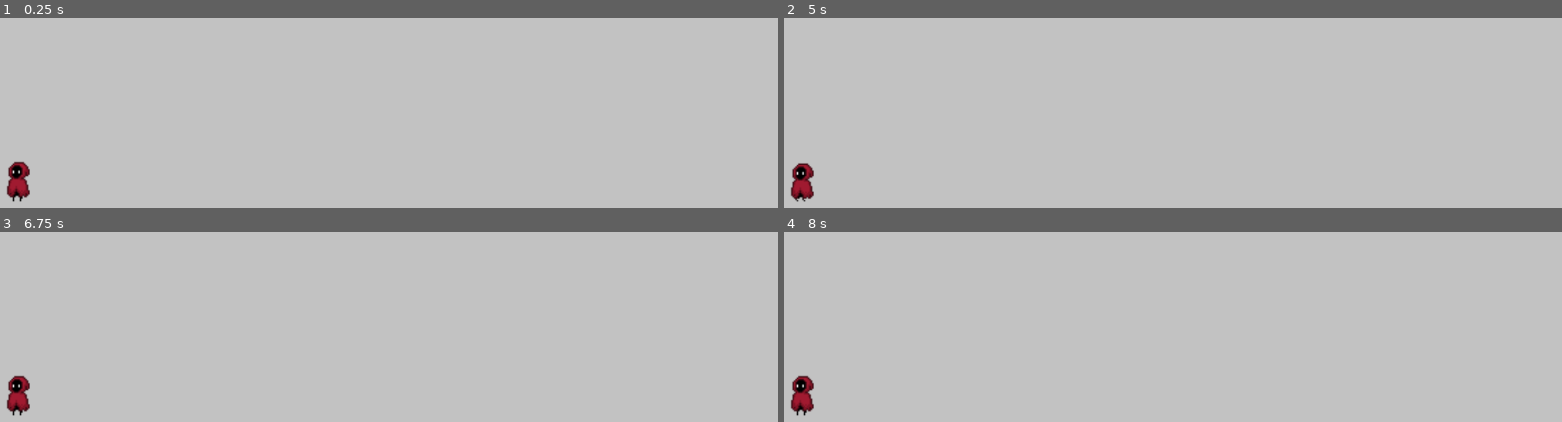
Above: before the commit, frames 1-4 (two rows, left to right).
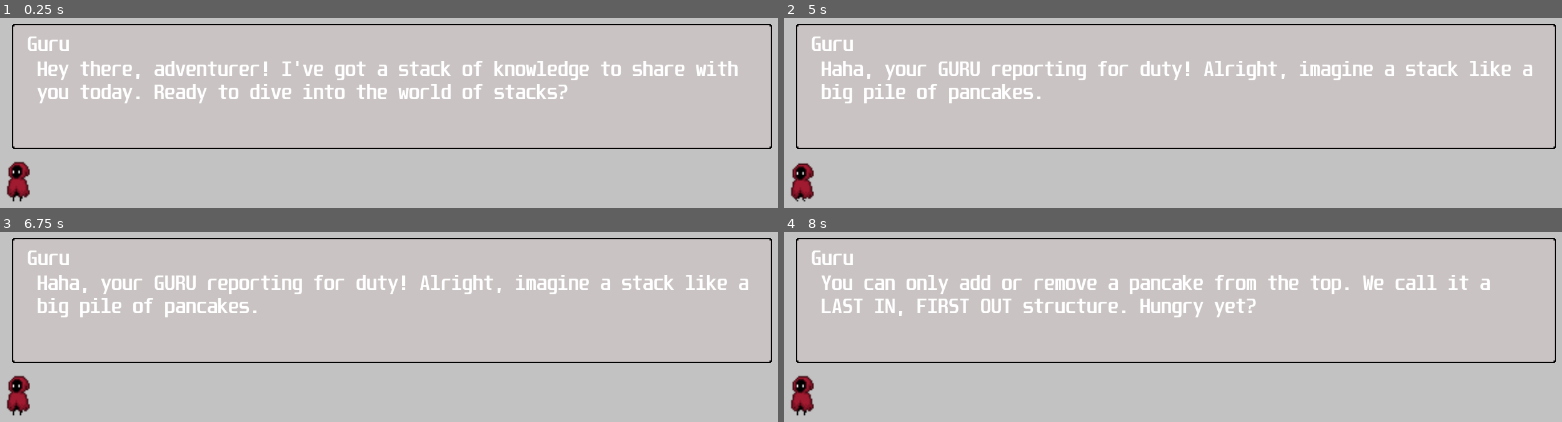
Above: after the commit, the same moments.

Repository: ARJ18/Mini_Project_Group8
Game: Godot game, scene res://Scenes/stackTutorial.tscn
Same seed, same stepped clock (60 frames per second), same inputs: the game is played once before the commit and once after it. This scene is started directly instead of the project's main scene.
Inputs (mouse positions are in pixels of both pictures, inside the frame that each line leads up to):
- Up to frame 1 (0.25 s): no input
- Up to frame 2 (5 s): tap Enter at 0.5, 4.25 s; move the mouse to (1344, 206) at 0.52 s; hold D (ui_right) 0.53-1.25 s; click (1344, 206) at 0.67 s; tap Space (jump) at 0.77, 1.25, 3.77 s; drag from (outside the picture) to (799, 179) at 1.27 s; move the mouse to (1250, 130) at 2.02 s; hold A (ui_left) 2.03-2.75 s; drag from (outside the picture) to (931, 162) at 2.77 s; move the mouse to (outside the picture) at 3.52 s; hold D (ui_right) 3.53-4.25 s; drag from (931, 162) to (1048, 116) at 4.27 s
- Up to frame 3 (6.75 s): move the mouse to (outside the picture) at 5.02 s; hold D (ui_right) 5.03-5.75 s; click (outside the picture) at 5.17 s; tap Space (jump) at 5.75 s; drag from (264, 330) to (outside the picture) at 5.77 s; tap Enter at 6.5 s; move the mouse to (560, 420) at 6.52 s; hold A (ui_left) from 6.53 s (still down)
- Up to frame 4 (8 s): tap Space (jump) at 6.77, 7.25 s; release A (ui_left) at 7.25 s; drag from (outside the picture) to (799, 393) at 7.27 s

The runs differ from the first frame. In frame 1, 5.9% of the frame differs, in the area x 1-100%, y 3-69%; in frame 2, 4.9%; in frame 3, 4.9%; in frame 4, 5.3%.

Commit message:
Dialogue+tutorial a bit

Diff:
--- /dev/null
+++ b/Dialogues/Stack/stackTutorial.json
@@ -0,0 +1,6 @@
+[
+    {"name":"Guru","text":"Hey there, adventurer! I've got a stack of knowledge to share with you today. Ready to dive into the world of stacks?"},
+    {"name":"Guru","text":"Haha, your GURU reporting for duty! Alright, imagine a stack like a big pile of pancakes."},
+    {"name":"Guru","text":"You can only add or remove a pancake from the top. We call it a LAST IN, FIRST OUT structure. Hungry yet?"}
+
+]
--- /dev/null
+++ b/Reusable Scenes/dialogue.gd
@@ -0,0 +1,27 @@
+extends CanvasLayer
+
+export (String, FILE, "*.json") var d_file
+
+var dialouge = []
+var curr_dia_id = -1
+
+func _ready():
+	start()
+	$AnimationPlayer.play("TextAnim")
+
+func start():
+	dialouge = load_dialogue()
+
+func load_dialogue():
+	var file = File.new()
+	if file.file_exists(d_file):
+		file.open(d_file,File.READ)
+		return parse_json(file.get_as_text())
+
+func next_script():
+	curr_dia_id += 1
+
+	if curr_dia_id >= len(dialouge):
+		return
+	$NinePatchRect/Name.text = dialouge[curr_dia_id]['name']
+	$NinePatchRect/Text.text = dialouge[curr_dia_id]['text']
--- a/Reusable Scenes/dialogue.tscn
+++ b/Reusable Scenes/dialogue.tscn
@@ -1,3 +1,77 @@
-[gd_scene format=2]
+[gd_scene load_steps=8 format=2]
 
-[node name="dialogue" type="Node2D"]
+[ext_resource path="res://Font/unispace bd.ttf" type="DynamicFontData" id=1]
+[ext_resource path="res://Font/font_theme.tres" type="Theme" id=2]
+[ext_resource path="res://Images/dialogue_box.png" type="Texture" id=3]
+[ext_resource path="res://Reusable Scenes/dialogue.gd" type="Script" id=4]
+
+[sub_resource type="DynamicFont" id=1]
+size = 28
+font_data = ExtResource( 1 )
+
+[sub_resource type="DynamicFont" id=2]
+size = 28
+font_data = ExtResource( 1 )
+
+[sub_resource type="Animation" id=3]
+resource_name = "TextAnim"
+length = 10.0
+tracks/0/type = "method"
+tracks/0/path = NodePath(".")
+tracks/0/interp = 1
+tracks/0/loop_wrap = true
+tracks/0/imported = false
+tracks/0/enabled = true
+tracks/0/keys = {
+"times": PoolRealArray( 0, 5, 8 ),
+"transitions": PoolRealArray( 1, 1, 1 ),
+"values": [ {
+"args": [  ],
+"method": "next_script"
+}, {
+"args": [  ],
+"method": "next_script"
+}, {
+"args": [  ],
+"method": "next_script"
+} ]
+}
+
+[node name="dialogue" type="CanvasLayer"]
+script = ExtResource( 4 )
+d_file = "res://Dialogues/Stack/stackTutorial.json"
+
+[node name="NinePatchRect" type="NinePatchRect" parent="."]
+margin_left = 40.0
+margin_top = 32.0
+margin_right = 1256.0
+margin_bottom = 232.0
+texture = ExtResource( 3 )
+patch_margin_left = 5
+patch_margin_top = 5
+patch_margin_right = 5
+patch_margin_bottom = 5
+
+[node name="Name" type="Label" parent="NinePatchRect"]
+margin_left = 24.0
+margin_top = 16.0
+margin_right = 109.0
+margin_bottom = 50.0
+theme = ExtResource( 2 )
+custom_fonts/font = SubResource( 1 )
+text = "Name:"
+autowrap = true
+
+[node name="Text" type="Label" parent="NinePatchRect"]
+margin_left = 40.0
+margin_top = 56.0
+margin_right = 1184.0
+margin_bottom = 184.0
+theme = ExtResource( 2 )
+custom_fonts/font = SubResource( 2 )
+text = "chatting........."
+autowrap = true
+
+[node name="AnimationPlayer" type="AnimationPlayer" parent="."]
+autoplay = "TextAnim"
+anims/TextAnim = SubResource( 3 )
--- a/Scenes/levelStack.tscn
+++ b/Scenes/levelStack.tscn
@@ -19,6 +19,7 @@
 [ext_resource path="res://Reusable Scenes/Pausemenu.tscn" type="PackedScene" id=17]
 [ext_resource path="res://Reusable Scenes/STACKiNSTRUCTIONS.tscn" type="PackedScene" id=18]
 [ext_resource path="res://Images/how to play.png" type="Texture" id=19]
+[ext_resource path="res://Sounds/bg_music/stack_level __bg.mp3" type="AudioStream" id=20]
 
 [sub_resource type="DynamicFont" id=1]
 font_data = ExtResource( 8 )
@@ -321,13 +322,21 @@
 [node name="AnimatedSprite" type="AnimatedSprite" parent="PortalArea"]
 position = Vector2( 0, -2 )
 frames = ExtResource( 16 )
-frame = 1
+frame = 3
 playing = true
 flip_h = true
 
 [node name="CollisionShape2D" type="CollisionShape2D" parent="PortalArea"]
 visible = false
 shape = SubResource( 9 )
+
+[node name="bgmusic" type="AudioStreamPlayer2D" parent="."]
+stream = ExtResource( 20 )
+volume_db = -5.0
+pitch_scale = 0.6
+autoplay = true
+bus = "Music"
+area_mask = 0
 
 [connection signal="pressed" from="ImmovableObjects/pushButton" to="." method="_on_pushButton_pressed"]
 [connection signal="button_down" from="ImmovableObjects/popButton" to="." method="_on_popButton_button_down"]
--- a/Scenes/stackTutorial.tscn
+++ b/Scenes/stackTutorial.tscn
@@ -1,7 +1,8 @@
-[gd_scene load_steps=6 format=2]
+[gd_scene load_steps=7 format=2]
 
 [ext_resource path="res://Images/blank.png" type="Texture" id=1]
 [ext_resource path="res://Images/GuruSprites/AnimationSheet_Character.png" type="Texture" id=2]
+[ext_resource path="res://Reusable Scenes/dialogue.tscn" type="PackedScene" id=3]
 
 [sub_resource type="AtlasTexture" id=1]
 flags = 4
@@ -45,3 +46,5 @@
 flip_h = true
 
 [node name="CollisionShape2D" type="CollisionShape2D" parent="Guru"]
+
+[node name="dialogue" parent="." instance=ExtResource( 3 )]
Not shown, added: Dialogues/Stack/dialogues.txt
Not shown: 1 places in Scenes/levelStack.tscn that only renumber resources
Not shown, added: Sounds/bg_music/stack_level __bg.mp3.import
Not shown, added: Sounds/bg_music/stack_level __bg.mp3
